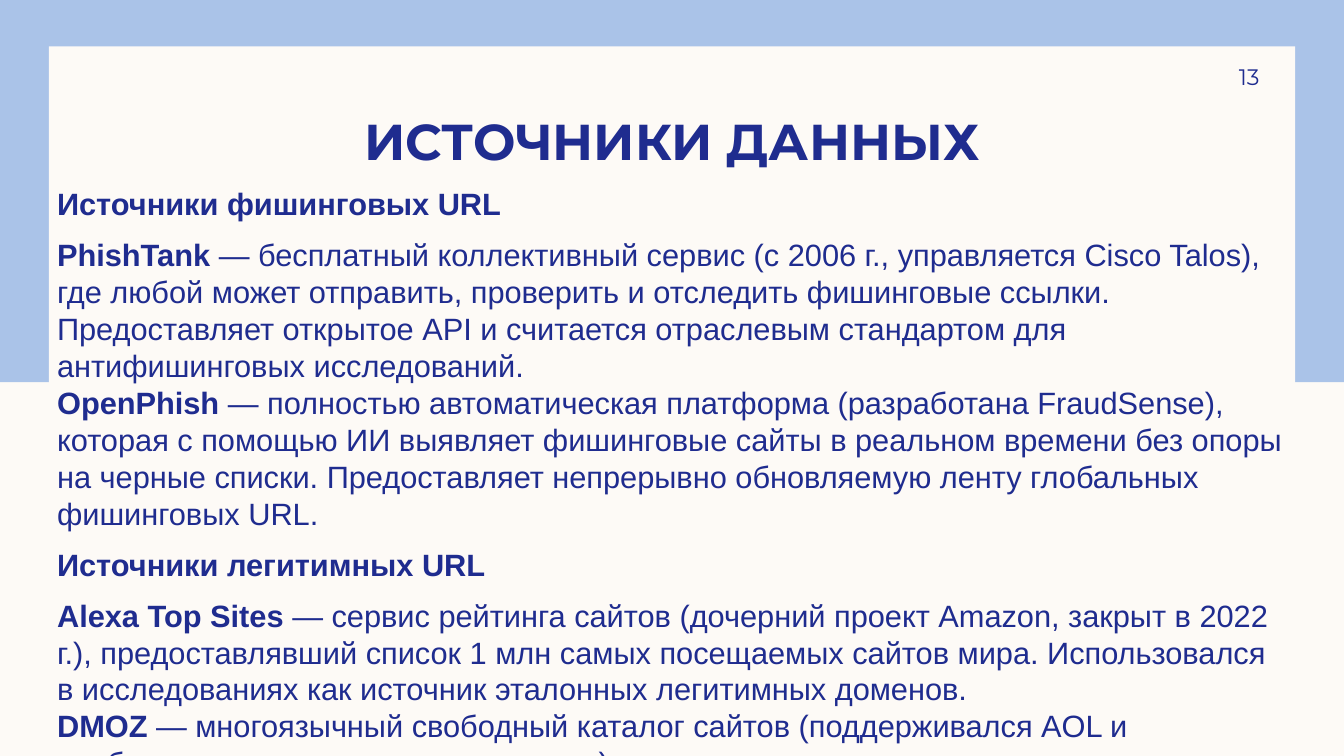
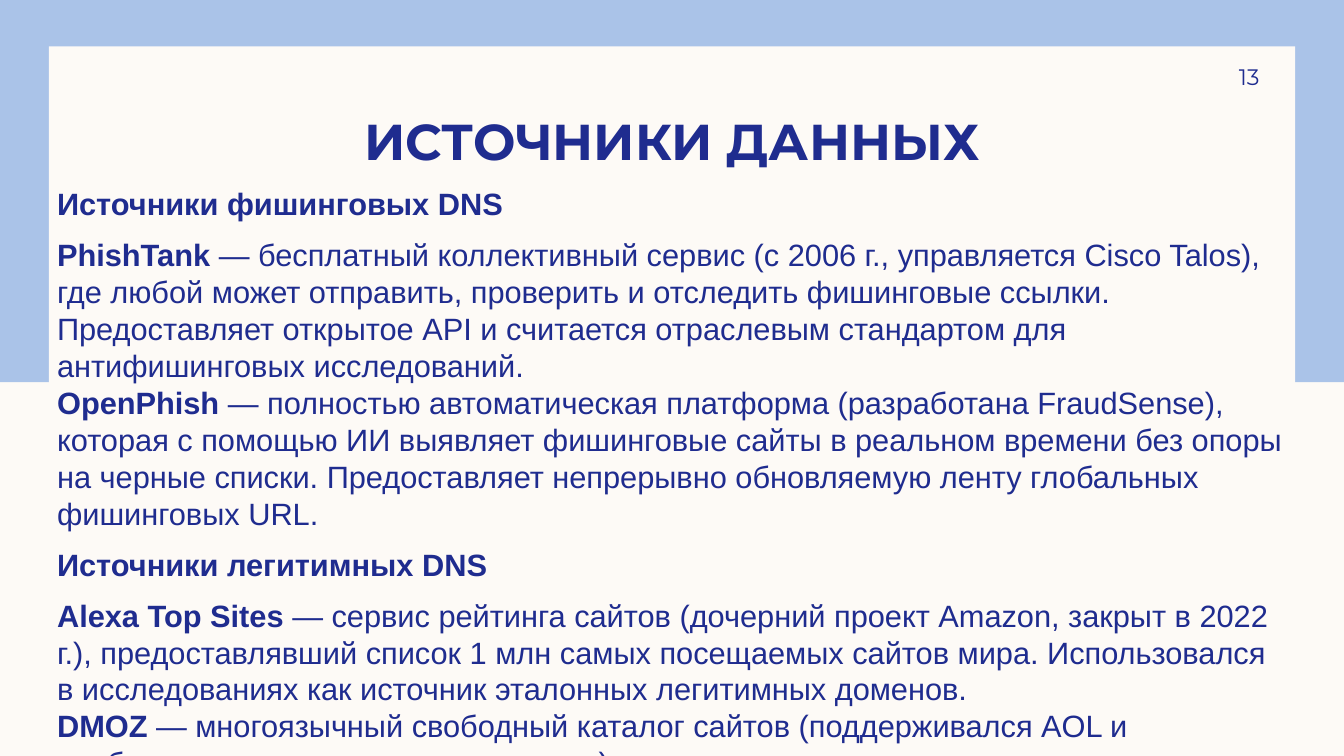
Before and after one commit to andreyilych/cs2valvesoftware, a slide deck: slide 13 of анализатор подозрительности доменных имен (DNS).pptx. Drawn at 1344x756 pixels with LibreOffice and Linux fonts; fonts in the diff are those of the drawing. Boxes give left, top, right and bottom in pixels: in the first picture for what was removed or moved away, otherwise in the second. Text is boxed around its words. In the diff, an @@ line names an element or a change of style, - is before the commit and + after.

```diff
--- a/анализатор подозрительности доменных имен (DNS).pptx
+++ b/анализатор подозрительности доменных имен (DNS).pptx
@@ text at [57, 192, 503, 221]: text changed @@
-Источники фишинговых URL
+Источники фишинговых DNS
@@ text at [57, 554, 487, 577]: text changed @@
-Источники легитимных URL
+Источники легитимных DNS
```
Also in this commit, not shown: 6 other slides changed, 1 slide added, 1 slide removed.
